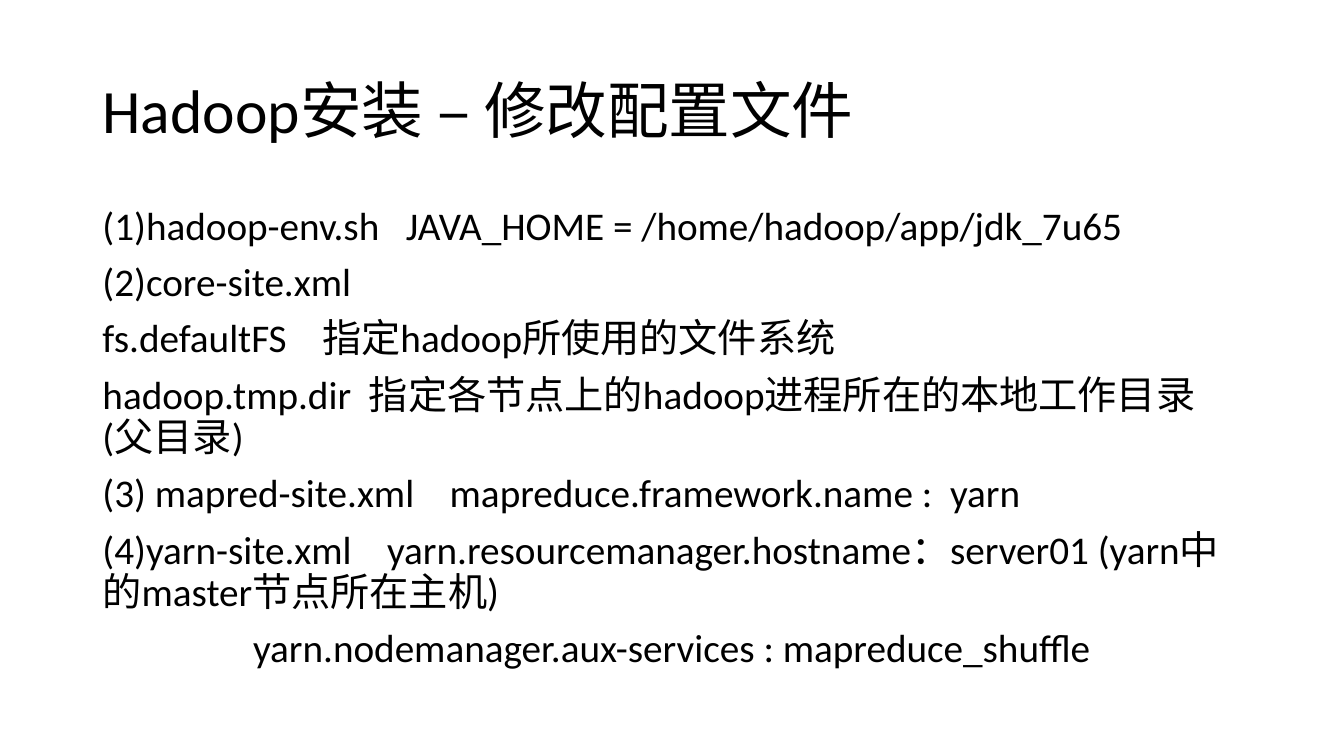
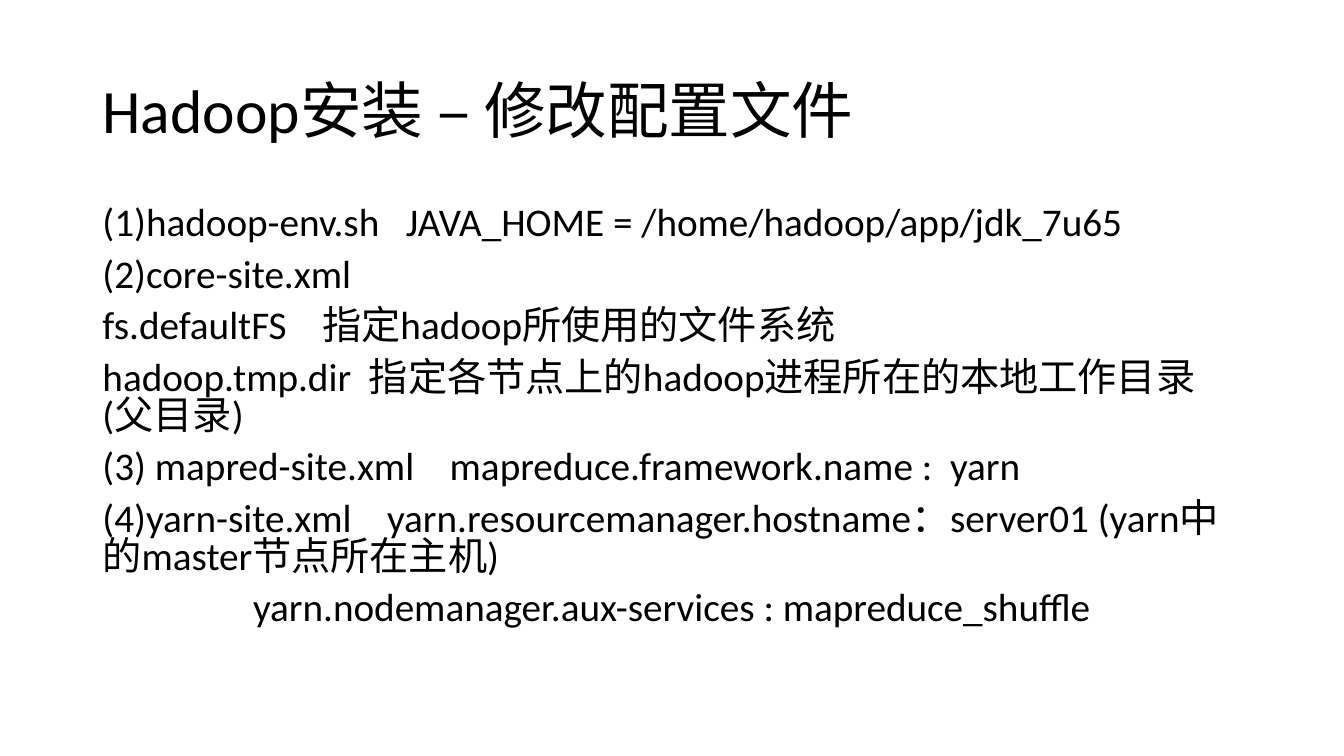
Before and after one commit to refuil/hadoopAction, a slide deck: slide 27 of 第一章 Hadoop概述与安装.pptx (slide 19 before the commit). Drawn at 1344x756 pixels with LibreOffice and Linux fonts; fonts in the diff are those of the drawing. Boxes give left, top, right and bottom in pixels: in the first picture for what was removed or moved away, otherwise in the second. Text is boxed around its words. In the diff, an @@ line names an element or a change of style, - is before the commit and + after.

```diff
--- a/第一章 Hadoop概述与安装.pptx
+++ b/第一章 Hadoop概述与安装.pptx
@@ text "(1)hadoop-env.sh JAVA_HOME = /home/hadoop/app/jdk_7u65" at [102, 207, 1195, 628]: line spacing 0.9 to 0.8 @@
```
Also in this commit, not shown: 14 other slides changed, 9 slides added, 1 slide removed, 5 other files.
